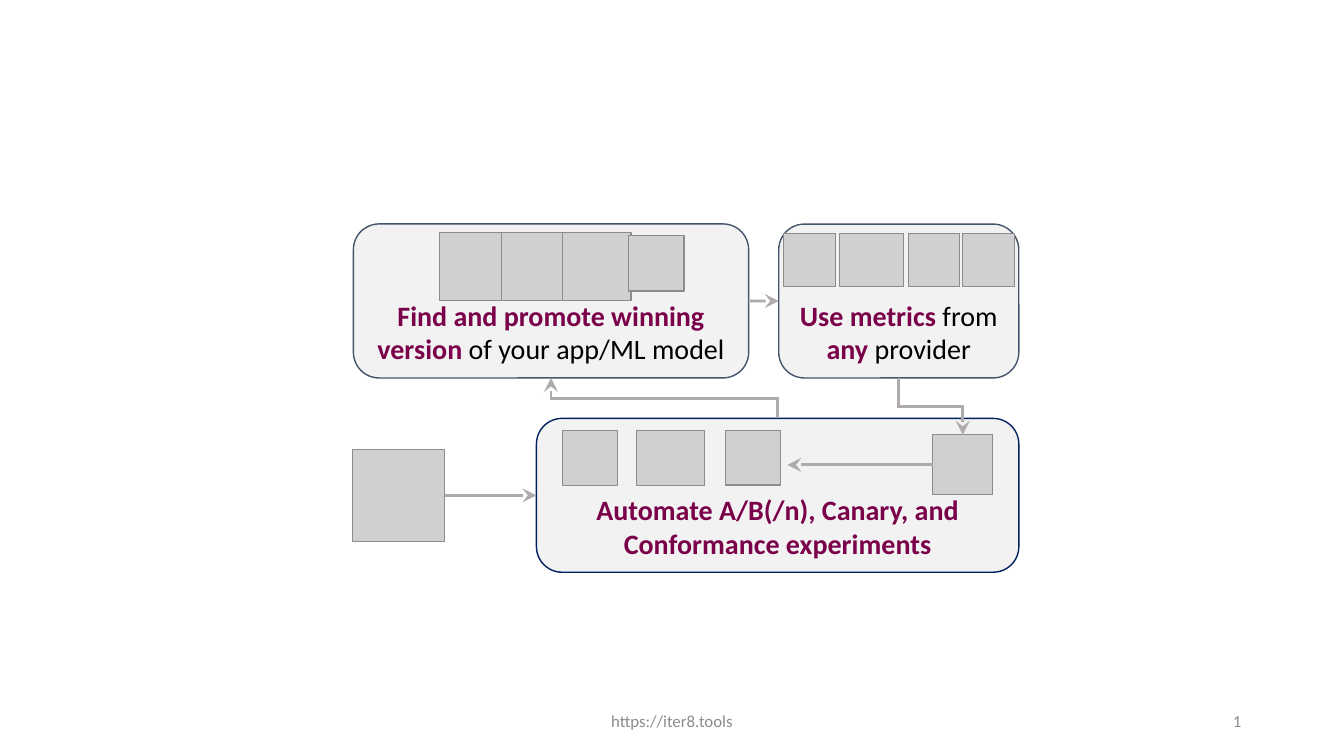
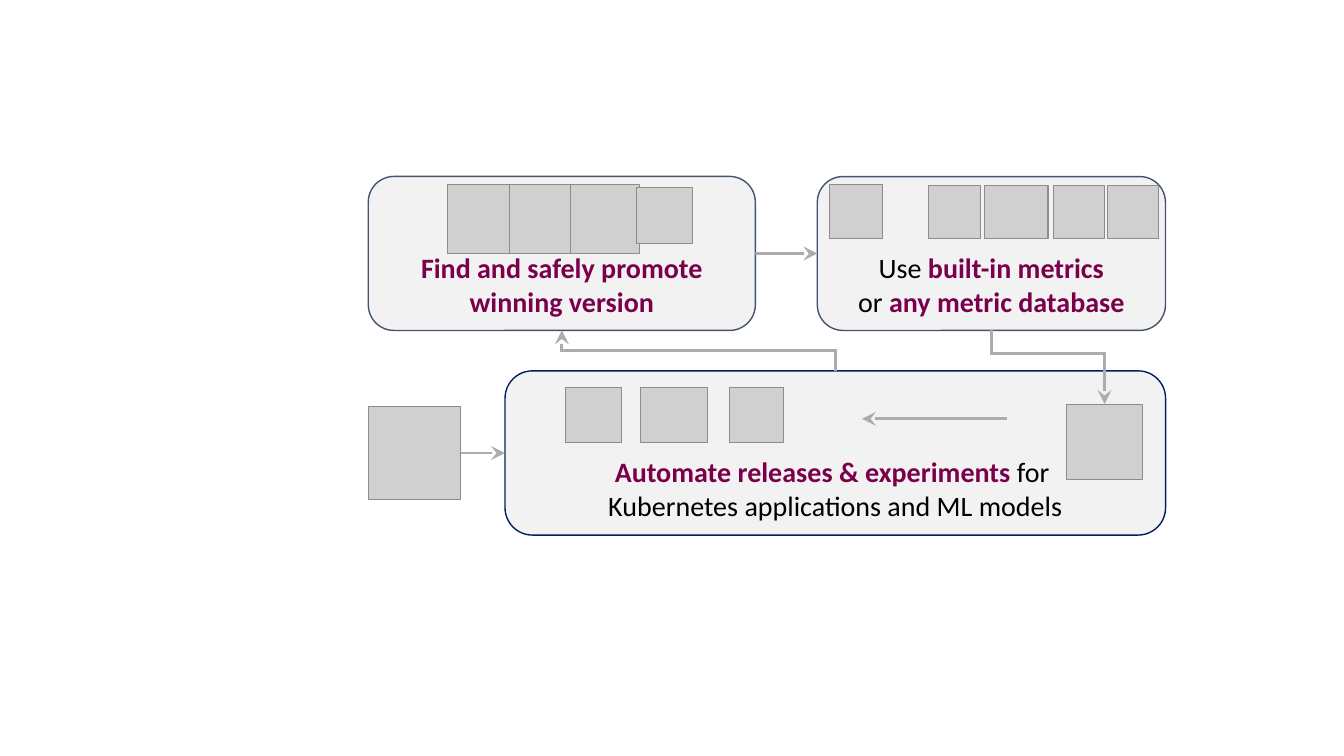
Before and after one commit to iter8-tools/iter8, a slide deck: slide 1 of mkdocs/docs/images/src/illustration.pptx. Drawn at 1344x756 pixels with LibreOffice and Linux fonts; fonts in the diff are those of the drawing; grey boxes stand for pictures. Boxes give left, top, right and bottom in pixels: in the first picture for what was removed or moved away, otherwise in the second. Text is boxed around its words. In the diff, an @@ line names an element or a change of style, - is before the commit and + after.

```diff
--- a/mkdocs/docs/images/src/illustration.pptx
+++ b/mkdocs/docs/images/src/illustration.pptx
@@ rounded rectangle "Find and safely promote winning ...": place and size @@
-rounded rectangle "Find and safely promote winning ..." at (354,224,749,378)
+rounded rectangle "Find and safely promote winning ..." at (368,176,755,331)
@@ rounded rectangle "Use built-in metrics": place and size @@
-rounded rectangle "Use built-in metrics" at (779,224,1019,378)
+rounded rectangle "Use built-in metrics" at (818,176,1166,331)
@@ 4 pictures: place and size @@
-4 pictures at (440,232,684,300)
+4 pictures at (448,185,692,253)
@@ picture added at (830,185,883,238) @@
@@ 4 pictures: place and size @@
-4 pictures at (784,233,1014,286)
+4 pictures at (929,186,1159,239)
@@ text in rounded rectangle at (421,258,702,317): text changed @@
-Find and promote winning version of your app/ML model
+Find and safely promote winning version
@@ arrow moved from (749, 301) - (779, 301) to (755, 253) - (818, 254) @@
@@ text in rounded rectangle at (858,258,1124,317): text changed @@
-Use metrics from any provider
+Use built-in metrics
+or any metric database
@@ elbow arrow moved from (777, 418) - (552, 378) to (836, 371) - (562, 331) @@
@@ elbow arrow moved from (899, 378) - (963, 435) to (992, 331) - (1105, 404) @@
@@ rounded rectangle "Automate releases & experiments for": place and size @@
-rounded rectangle "Automate releases & experiments for" at (536,418,1019,573)
+rounded rectangle "Automate releases & experiments for" at (505,371,1166,535)
@@ 3 pictures: place and size @@
-3 pictures at (563,431,780,486)
+3 pictures at (566,388,784,444)
@@ picture: place and size @@
-picture at (352,450,445,542)
+picture at (368,407,461,500)
@@ arrow moved from (933, 465) - (787, 465) to (1007, 419) - (862, 419) @@
@@ picture: place and size @@
-picture at (933,435,993,495)
+picture at (1068,404,1143,480)
@@ arrow moved from (445, 495) - (536, 495) to (461, 453) - (505, 453) @@
@@ text in rounded rectangle at (608,462,1062,521): text changed; text colour #7A004A to #000000; bold off @@
-Automate A/B(/n), Canary, and Conformance experiments
+Automate releases & experiments for
+Kubernetes applications and ML models
@@ text removed at (611,715,732,730) @@
-https://iter8.tools
@@ page number removed at (1233,716,1241,727) @@
-1
```
Also in this commit, not shown: 9 other files.
